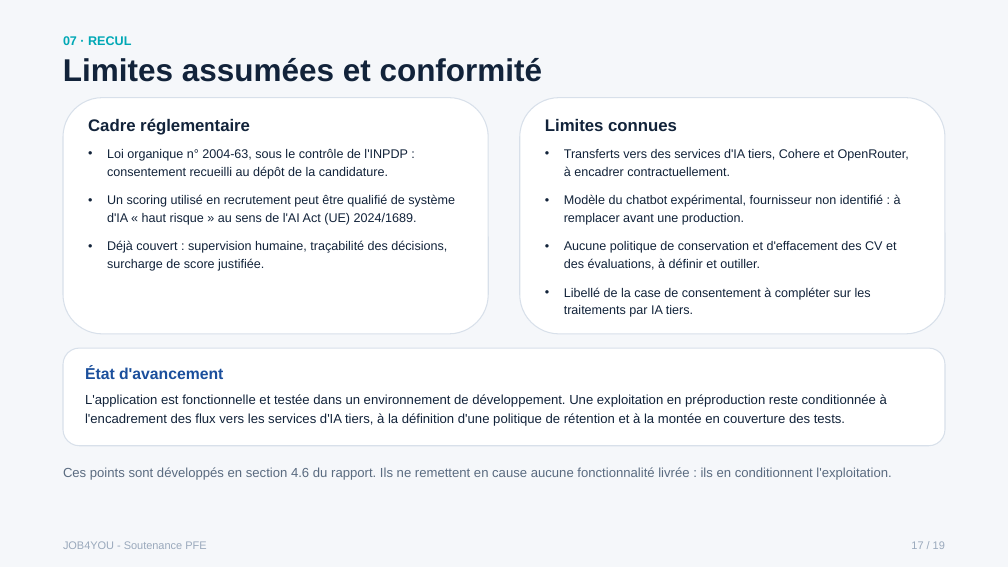
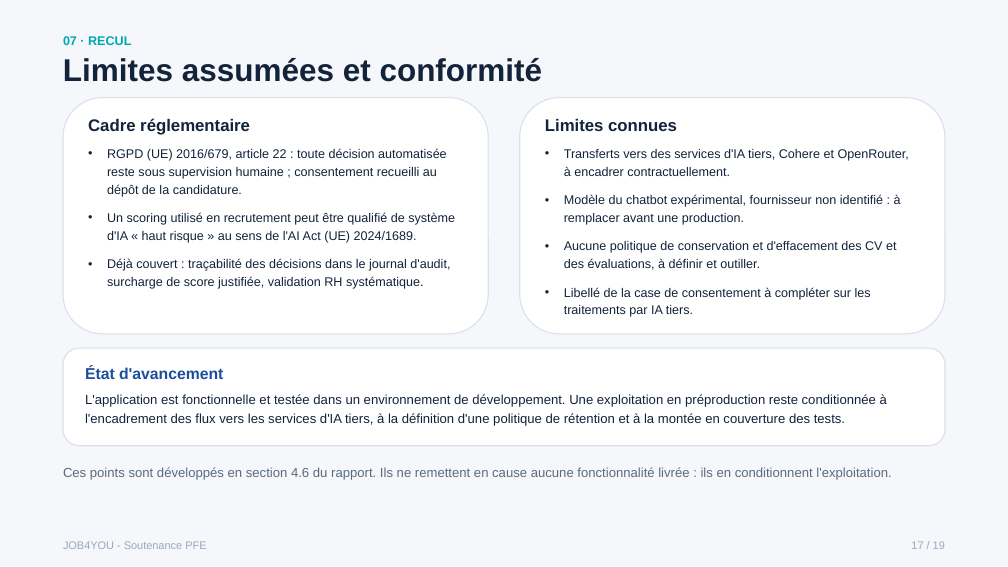
Before and after one commit to bargaouihaythem/FindYourJob, a slide deck: slide 17 of Rapport-PFE/finalreport/Soutenance_JOB4YOU_Haythem_Bargaoui.pptx. Drawn at 1008x567 pixels with LibreOffice and Linux fonts; fonts in the diff are those of the drawing. Boxes give left, top, right and bottom in pixels: in the first picture for what was removed or moved away, otherwise in the second. Text is boxed around its words. In the diff, an @@ line names an element or a change of style, - is before the commit and + after.

Commit message:
fix(scoring): noyau de scoring et de matching fiabilise, rapport et deck alignes sur le Gold Set 20 cas
- SkillNormalizationService: une competence citee sous une negation n'est plus
  comptee comme acquise dans matchedSkills (justification XAI lue par le RH)
- CandidateService: saveAiScore et recomputeAiScore partagent le meme chemin de
  decision (seuil, zone grise,needsHumanReview)
- AiScoringService / CohereClient / MatchingService: parsing de score plus
  strict et bornes explicites
- 3 nouvelles classes de test + tests de non-regression: 190 methodes dans 19
  classes
- gold_set: 4 cas limites (GOLD_17..20) et benchmark re-mesure sur 20 CV
  annotes (19 decisions justes sur 20, faux positif GOLD_18 assume)
- rapport Word/PDF: chapitre 4 re-aligne sur la re-mesure, zone grise jamais
  declenchee sur le Gold Set, compte des tests 190/19 (79 pages, TOC verifie)
- deck de soutenance: meme chiffres, conformite sans loi nationale

```diff
--- a/Rapport-PFE/finalreport/Soutenance_JOB4YOU_Haythem_Bargaoui.pptx
+++ b/Rapport-PFE/finalreport/Soutenance_JOB4YOU_Haythem_Bargaoui.pptx
@@ text at [107, 148, 447, 197]: text changed @@
-• Loi organique n° 2004-63, sous le contrôle de l'INPDP : consentement recueilli au dépôt de la candidature.
+• RGPD (UE) 2016/679, article 22 : toute décision automatisée reste sous supervision humaine ; consentement recueilli au dépôt de la candidature.
@@ text at [107, 258, 450, 289]: text changed @@
-• Déjà couvert : supervision humaine, traçabilité des décisions, surcharge de score justifiée.
+• Déjà couvert : traçabilité des décisions dans le journal d'audit, surcharge de score justifiée, validation RH systématique.
```
Also in this commit, not shown: 1 other slide changed, 16 other files.
